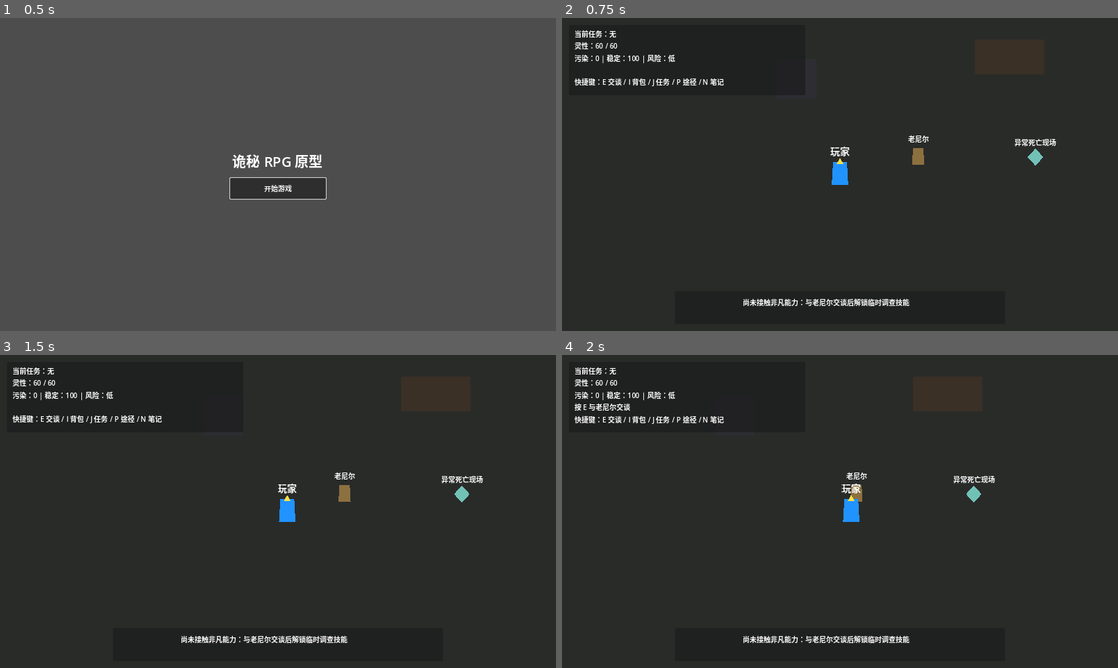
Above: before the commit, frames 1-4 (two rows, left to right).
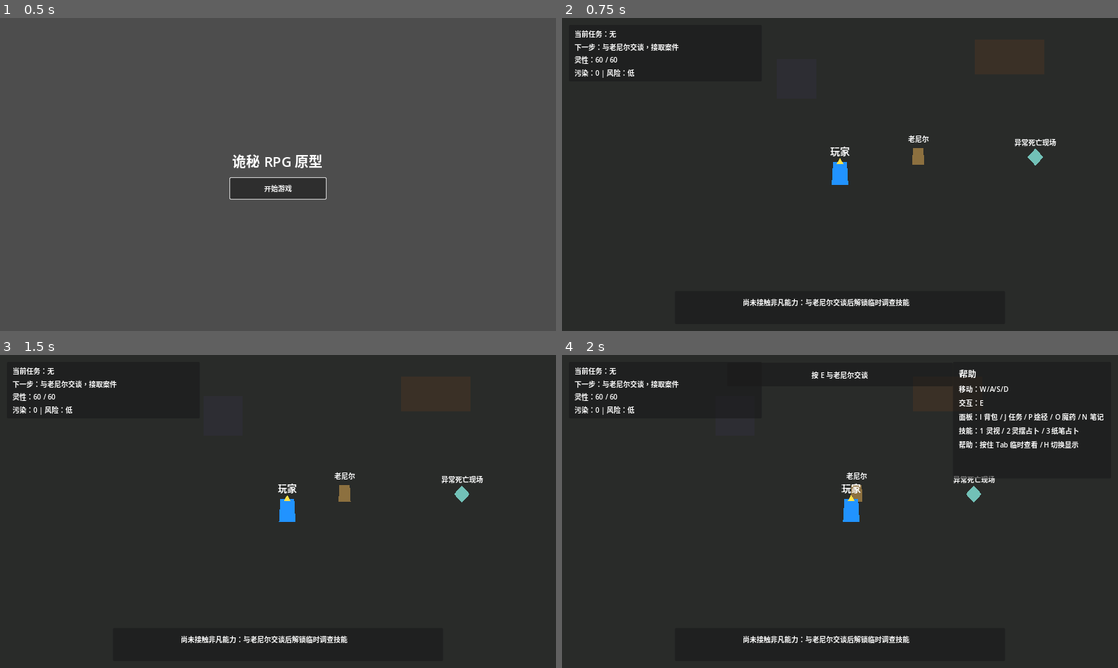
Above: after the commit, the same moments.

Repository: hcc7716-creator/Lord-of-the-Mysteries
Game: Godot game, scene res://scenes/main/MainMenu.tscn
Two runs of this game, one before a commit and one after it. Both use one fixed random seed, a clock stepped at 60 frames per second and the inputs below.
Inputs:
- Up to frame 1 (0.5 s): no input
- Up to frame 2 (0.75 s): click "开始游戏" at 0.5 s
- Up to frame 3 (1.5 s): tap Enter at 1.25 s; hold D (move_right) from 1.28 s (still down); tap E (interact) at 1.35 s
- Up to frame 4 (2 s): keep holding D (move_right); tap H at 1.55 s

Frame 1 is identical in both runs. In frame 2, 0.9% of the frame differs, in the area x 2-30%, y 7-22%; in frame 3, 0.9%; in frame 4, 2.2%, in the area x 2-98%, y 4-40%.

Commit message:
Improve stage 4 HUD clarity

Diff:
--- a/scenes/ui/HUD.tscn
+++ b/scenes/ui/HUD.tscn
@@ -15,8 +15,8 @@
 [node name="TopLeft" type="PanelContainer" parent="."]
 offset_left = 16.0
 offset_top = 16.0
-offset_right = 560.0
-offset_bottom = 178.0
+offset_right = 460.0
+offset_bottom = 142.0
 
 [node name="MarginContainer" type="MarginContainer" parent="TopLeft"]
 layout_mode = 2
@@ -27,10 +27,16 @@
 
 [node name="VBoxContainer" type="VBoxContainer" parent="TopLeft/MarginContainer"]
 layout_mode = 2
+theme_override_constants/separation = 6
 
 [node name="QuestLabel" type="Label" parent="TopLeft/MarginContainer/VBoxContainer"]
 layout_mode = 2
 text = "当前任务：无"
+
+[node name="NextStepLabel" type="Label" parent="TopLeft/MarginContainer/VBoxContainer"]
+layout_mode = 2
+text = "下一步：与老尼尔交谈，接取案件"
+autowrap_mode = 2
 
 [node name="SpiritualityLabel" type="Label" parent="TopLeft/MarginContainer/VBoxContainer"]
 layout_mode = 2
@@ -38,15 +44,80 @@
 
 [node name="CorruptionLabel" type="Label" parent="TopLeft/MarginContainer/VBoxContainer"]
 layout_mode = 2
-text = "污染：0 | 稳定：100 | 风险：低"
+text = "污染：0 | 风险：低"
 
-[node name="HintLabel" type="Label" parent="TopLeft/MarginContainer/VBoxContainer"]
+[node name="FeedbackPanel" type="PanelContainer" parent="."]
+visible = false
+z_index = 60
+anchors_preset = 10
+anchor_right = 1.0
+offset_left = 380.0
+offset_top = 18.0
+offset_right = -380.0
+offset_bottom = 72.0
+
+[node name="MarginContainer" type="MarginContainer" parent="FeedbackPanel"]
 layout_mode = 2
+theme_override_constants/margin_left = 12
+theme_override_constants/margin_top = 8
+theme_override_constants/margin_right = 12
+theme_override_constants/margin_bottom = 8
+
+[node name="FeedbackLabel" type="Label" parent="FeedbackPanel/MarginContainer"]
+layout_mode = 2
+horizontal_alignment = 1
+vertical_alignment = 1
 text = ""
+autowrap_mode = 2
 
-[node name="StatusLabel" type="Label" parent="TopLeft/MarginContainer/VBoxContainer"]
+[node name="HelpPanel" type="PanelContainer" parent="."]
+visible = false
+z_index = 80
+anchors_preset = 1
+anchor_left = 1.0
+anchor_right = 1.0
+offset_left = -380.0
+offset_top = 16.0
+offset_right = -16.0
+offset_bottom = 284.0
+
+[node name="MarginContainer" type="MarginContainer" parent="HelpPanel"]
 layout_mode = 2
-text = "快捷键：1 灵视 / 2 灵摆占卜 / 3 纸笔占卜 / O 魔药 / N 笔记"
+theme_override_constants/margin_left = 14
+theme_override_constants/margin_top = 12
+theme_override_constants/margin_right = 14
+theme_override_constants/margin_bottom = 12
+
+[node name="VBoxContainer" type="VBoxContainer" parent="HelpPanel/MarginContainer"]
+layout_mode = 2
+theme_override_constants/separation = 8
+
+[node name="Title" type="Label" parent="HelpPanel/MarginContainer/VBoxContainer"]
+layout_mode = 2
+theme_override_font_sizes/font_size = 20
+text = "帮助"
+
+[node name="MoveLabel" type="Label" parent="HelpPanel/MarginContainer/VBoxContainer"]
+layout_mode = 2
+text = "移动：W/A/S/D"
+
+[node name="InteractLabel" type="Label" parent="HelpPanel/MarginContainer/VBoxContainer"]
+layout_mode = 2
+text = "交互：E"
+
+[node name="PanelLabel" type="Label" parent="HelpPanel/MarginContainer/VBoxContainer"]
+layout_mode = 2
+text = "面板：I 背包 / J 任务 / P 途径 / O 魔药 / N 笔记"
+autowrap_mode = 2
+
+[node name="SkillLabel" type="Label" parent="HelpPanel/MarginContainer/VBoxContainer"]
+layout_mode = 2
+text = "技能：1 灵视 / 2 灵摆占卜 / 3 纸笔占卜"
+autowrap_mode = 2
+
+[node name="HelpLabel" type="Label" parent="HelpPanel/MarginContainer/VBoxContainer"]
+layout_mode = 2
+text = "帮助：按住 Tab 临时查看 / H 切换显示"
 autowrap_mode = 2
 
 [node name="DialogueBox" parent="." instance=ExtResource("2")]
--- a/scripts/autoload/GameManager.gd
+++ b/scripts/autoload/GameManager.gd
@@ -38,6 +38,11 @@
 		hud.toggle_case_notebook()
 
 
+func toggle_help_panel() -> void:
+	if hud and hud.has_method("toggle_help_panel"):
+		hud.toggle_help_panel()
+
+
 func show_dialogue(npc_name: String, lines, options: Array = []) -> void:
 	if hud and hud.has_method("show_dialogue"):
 		hud.show_dialogue(npc_name, lines, options)
--- a/scripts/autoload/QuestManager.gd
+++ b/scripts/autoload/QuestManager.gd
@@ -115,6 +115,33 @@
 	return "当前任务：%s" % quest.get("title", active_quest_id)
 
 
+func get_hud_quest_title() -> String:
+	var quest_id := _get_hud_quest_id()
+	if quest_id == "":
+		return "当前任务：无"
+	var quest: Dictionary = get_quest(quest_id)
+	var suffix := ""
+	if get_quest_status(quest_id) == QuestStatus.COMPLETED:
+		suffix = "（已完成）"
+	return "当前任务：%s%s" % [quest.get("title", quest_id), suffix]
+
+
+func get_next_objective_text() -> String:
+	var quest_id := _get_hud_quest_id()
+	if quest_id == "":
+		return "下一步：与老尼尔交谈，接取案件"
+	var quest: Dictionary = get_quest(quest_id)
+	for objective in quest.get("objectives", []):
+		if typeof(objective) != TYPE_DICTIONARY:
+			continue
+		var objective_id := str(objective.get("id", ""))
+		if objective_id != "" and not is_objective_done(quest_id, objective_id):
+			return "下一步：%s" % str(objective.get("text", objective_id))
+	if get_quest_status(quest_id) == QuestStatus.COMPLETED:
+		return "下一步：已完成第一次晋升，尝试使用已解锁技能"
+	return "下一步：整理线索，等待新的任务目标"
+
+
 func get_objective_lines(quest_id: String) -> Array[String]:
 	var quest: Dictionary = get_quest(quest_id)
 	var lines: Array[String] = []
@@ -135,3 +162,11 @@
 
 func get_all_quests() -> Dictionary:
 	return QUESTS
+
+
+func _get_hud_quest_id() -> String:
+	if active_quest_id != "":
+		return active_quest_id
+	if get_quest_status("quest_tingen_become_seer") != QuestStatus.NOT_STARTED:
+		return "quest_tingen_become_seer"
+	return ""
--- a/scripts/player/PlayerController.gd
+++ b/scripts/player/PlayerController.gd
@@ -45,6 +45,8 @@
 				GameManager.toggle_potion_panel()
 			KEY_N:
 				GameManager.toggle_case_notebook()
+			KEY_H:
+				GameManager.toggle_help_panel()
 			KEY_1:
 				SkillManager.execute_skill("skill_seer_spiritual_vision")
 			KEY_2:
--- a/scripts/ui/HUD.gd
+++ b/scripts/ui/HUD.gd
@@ -1,10 +1,12 @@
 extends CanvasLayer
 
 @onready var quest_label: Label = $TopLeft/MarginContainer/VBoxContainer/QuestLabel
+@onready var next_step_label: Label = $TopLeft/MarginContainer/VBoxContainer/NextStepLabel
 @onready var spirituality_label: Label = $TopLeft/MarginContainer/VBoxContainer/SpiritualityLabel
 @onready var corruption_label: Label = $TopLeft/MarginContainer/VBoxContainer/CorruptionLabel
-@onready var hint_label: Label = $TopLeft/MarginContainer/VBoxContainer/HintLabel
-@onready var status_label: Label = $TopLeft/MarginContainer/VBoxContainer/StatusLabel
+@onready var feedback_panel: PanelContainer = $FeedbackPanel
+@onready var feedback_label: Label = $FeedbackPanel/MarginContainer/FeedbackLabel
+@onready var help_panel: PanelContainer = $HelpPanel
 @onready var dialogue_box: PanelContainer = $DialogueBox
 @onready var inventory_panel: PanelContainer = $InventoryPanel
 @onready var quest_panel: PanelContainer = $QuestPanel
@@ -12,6 +14,11 @@
 @onready var potion_panel: PanelContainer = $PotionPanel
 @onready var case_notebook_panel: PanelContainer = $CaseNotebookPanel
 @onready var skill_bar: PanelContainer = $SkillBar
+
+var help_panel_pinned := false
+var interaction_hint := ""
+var transient_message := ""
+var feedback_generation := 0
 
 
 func _ready() -> void:
@@ -28,11 +35,16 @@
 	refresh_all()
 
 
+func _process(_delta: float) -> void:
+	help_panel.visible = help_panel_pinned or Input.is_key_pressed(KEY_TAB)
+
+
 func refresh_all() -> void:
-	quest_label.text = QuestManager.get_active_quest_title()
+	_refresh_task_text()
 	_refresh_stats()
-	hint_label.text = ""
-	_set_default_status_text()
+	interaction_hint = ""
+	transient_message = ""
+	_refresh_feedback()
 	if inventory_panel.has_method("refresh"):
 		inventory_panel.refresh()
 	if quest_panel.has_method("refresh"):
@@ -48,11 +60,13 @@
 
 
 func show_interaction_hint(text: String) -> void:
-	hint_label.text = text
+	interaction_hint = text
+	_refresh_feedback()
 
 
 func clear_interaction_hint() -> void:
-	hint_label.text = ""
+	interaction_hint = ""
+	_refresh_feedback()
 
 
 func show_dialogue(npc_name: String, lines, options: Array = []) -> void:
@@ -80,6 +94,11 @@
 
 func toggle_case_notebook() -> void:
 	_toggle_panel(case_notebook_panel)
+
+
+func toggle_help_panel() -> void:
+	help_panel_pinned = not help_panel_pinned
+	help_panel.visible = help_panel_pinned
 
 
 func _toggle_panel(panel: PanelContainer) -> void:
@@ -99,33 +118,45 @@
 
 
 func show_status_message(text: String) -> void:
-	status_label.text = text
+	transient_message = text
+	feedback_generation += 1
+	var generation := feedback_generation
+	_refresh_feedback()
 	var timer := get_tree().create_timer(4.0)
 	timer.timeout.connect(func():
-		if status_label.text == text:
-			_set_default_status_text()
+		if generation == feedback_generation and transient_message == text:
+			transient_message = ""
+			_refresh_feedback()
 	)
 
 
-func _set_default_status_text() -> void:
-	if QuestManager.get_quest_status("quest_tingen_become_seer") == QuestManager.QuestStatus.NOT_STARTED and PathwayManager.current_sequence_id == "":
-		status_label.text = "快捷键：E 交谈 / I 背包 / J 任务 / P 途径 / N 笔记"
+func _refresh_feedback() -> void:
+	if transient_message != "":
+		feedback_label.text = transient_message
+		feedback_panel.visible = true
+	elif interaction_hint != "":
+		feedback_label.text = interaction_hint
+		feedback_panel.visible = true
 	else:
-		status_label.text = "快捷键：1 灵视 / 2 灵摆占卜 / 3 纸笔占卜 / O 魔药 / N 笔记"
+		feedback_label.text = ""
+		feedback_panel.visible = false
+
+
+func _refresh_task_text() -> void:
+	quest_label.text = QuestManager.get_hud_quest_title()
+	next_step_label.text = QuestManager.get_next_objective_text()
 
 
 func _refresh_stats() -> void:
 	spirituality_label.text = "灵性：%d / %d" % [CorruptionManager.spirituality, CorruptionManager.max_spirituality]
-	corruption_label.text = "污染：%d | 稳定：%d | 风险：%s" % [
+	corruption_label.text = "污染：%d | 风险：%s" % [
 		CorruptionManager.corruption,
-		CorruptionManager.stability,
 		CorruptionManager.get_risk_label(),
 	]
 
 
 func _on_quest_updated(_quest_id: String) -> void:
-	quest_label.text = QuestManager.get_active_quest_title()
-	_set_default_status_text()
+	_refresh_task_text()
 	if quest_panel.has_method("refresh"):
 		quest_panel.refresh()
 	if case_notebook_panel.has_method("refresh"):
@@ -140,7 +171,7 @@
 
 
 func _on_pathway_changed() -> void:
-	_set_default_status_text()
+	_refresh_task_text()
 	if pathway_panel.has_method("refresh"):
 		pathway_panel.refresh()
 	if skill_bar.has_method("refresh"):
